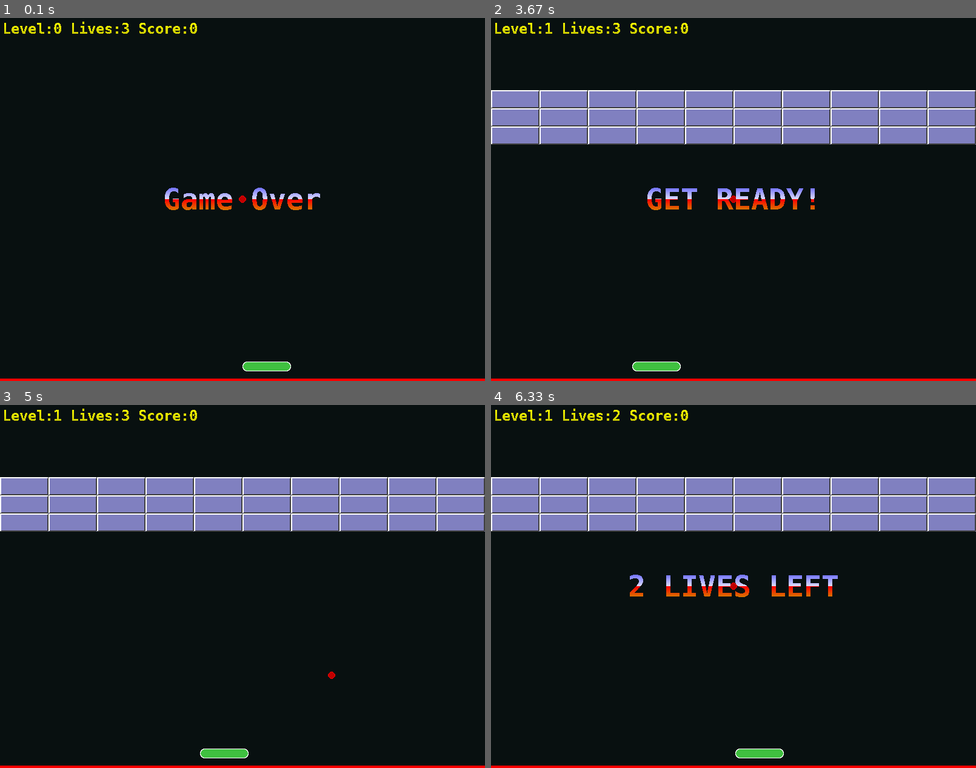
Above: before the commit, frames 1-4 (two rows, left to right).
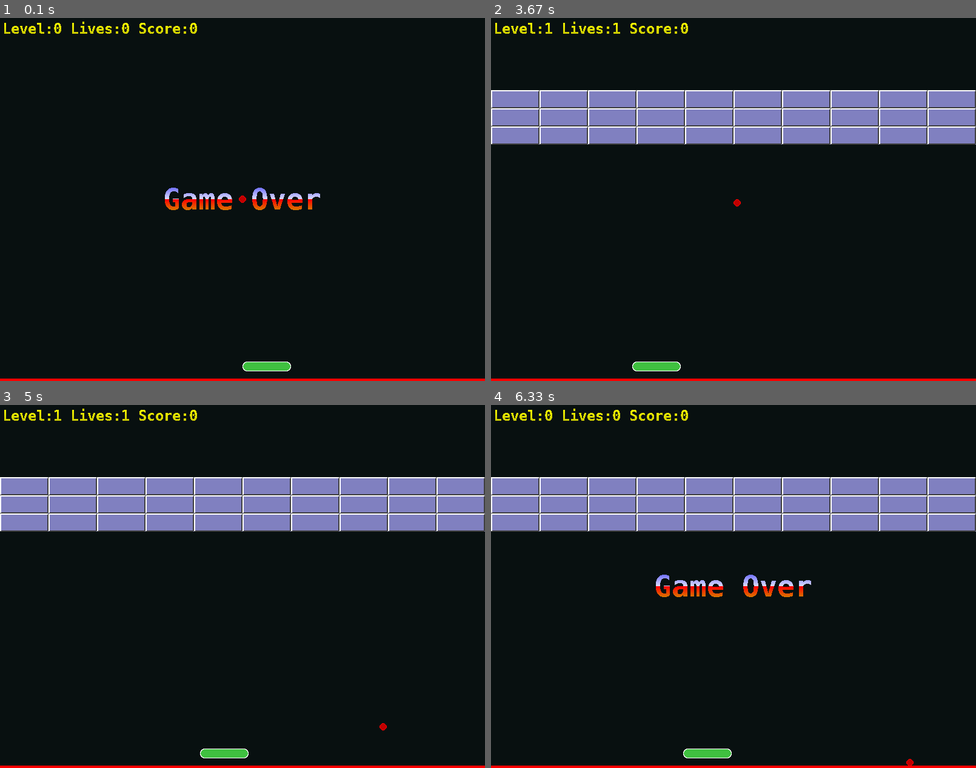
Above: after the commit, the same moments.

Repository: mpab-games/pygame
Game: pygame game, started from breakout/main.py
The game is run twice, just before and just after one commit, with the same random seed, the same clock (stepped at 60 frames per second) and the same inputs.
Inputs (mouse positions are in pixels of both pictures, inside the frame that each line leads up to):
- Up to frame 1 (0.1 s): no input
- Up to frame 2 (3.67 s): press the mouse at (655, 79) at 1.87 s; move the mouse to (743, 126) at 1.97 s; release the mouse at (830, 170) at 2.1 s; press the mouse at (655, 79) at 2.2 s; move the mouse to (782, 126) at 2.3 s; release the mouse at (908, 170) at 2.43 s; press the mouse at (655, 79) at 2.53 s; move the mouse to (621, 105) at 2.63 s; release the mouse at (592, 130) at 2.77 s; press the mouse at (655, 79) at 2.87 s; move the mouse to (626, 159) at 2.97 s; release the mouse at (597, 239) at 3.1 s; press the mouse at (655, 79) at 3.2 s; move the mouse to (641, 123) at 3.3 s; release the mouse at (626, 170) at 3.43 s; press the mouse at (655, 79) at 3.53 s; move the mouse to (655, 79) at 3.63 s
- Up to frame 3 (5 s): release the mouse at (164, 466) at 3.77 s; press the mouse at (164, 466) at 3.87 s; move the mouse to (218, 575) at 3.97 s; release the mouse at (271, 688) at 4.1 s; press the mouse at (164, 466) at 4.2 s; move the mouse to (145, 590) at 4.3 s; release the mouse at (130, 709) at 4.43 s; press the mouse at (164, 466) at 4.53 s; move the mouse to (160, 571) at 4.63 s; release the mouse at (155, 673) at 4.77 s; press the mouse at (164, 466) at 4.87 s; move the mouse to (223, 495) at 4.97 s
- Up to frame 4 (6.33 s): release the mouse at (777, 524) at 5.1 s; press the mouse at (655, 466) at 5.2 s; move the mouse to (709, 473) at 5.3 s; release the mouse at (757, 484) at 5.43 s

The runs differ from the first frame. In frame 1, less than 0.1% of the frame differs, in the area x 25-27%, y 1-5%; in frame 2, 0.9%; in frame 3, less than 0.1%; in frame 4, 1.7%, in the area x 11-88%, y 1-100%.

Commit message:
improved state handling using a per-state context object

Diff:
--- a/breakout/main.py
+++ b/breakout/main.py
@@ -8,8 +8,7 @@
 
 
 class GameState(Enum):
-    ATTRACT1 = auto()
-    ATTRACT2 = auto()
+    ATTRACT = auto()
     SHOW_HIGH_SCORES = auto()
     RUNNING = auto()
     LIFE_LOST = auto()
@@ -18,6 +17,26 @@
     GAME_OVER = auto()
     GAME_OVER_HIGH_SCORE = auto()
     ENTER_HIGH_SCORE = auto()
+
+
+class GameStateContext():
+    def __init__(self, ticks_resolution: int = 500):
+        self.ticks_ms = pygame.time.get_ticks()
+        self.ticks_resolution = ticks_resolution
+        self.ticks = 0
+        self.ticks_counter_ms = 0
+        self.ticks_counter = 0
+        self.custom_data: any = None
+
+    def tick(self) -> bool:
+        ticks_now = pygame.time.get_ticks()
+        if ticks_now - self.ticks >= self.ticks_resolution:
+            self.ticks = ticks_now
+            self.ticks_counter_ms += self.ticks_resolution
+            self.ticks_counter += 1
+
+    def reset_ticks(self):
+        self.ticks_counter = self.ticks_counter_ms = 0
 
 
 @dataclass
@@ -59,7 +78,6 @@
 class GameContext:
     """game context."""
     screen_rect: pygame.Rect
-    game_state: GameState
     level: int
     screen: pygame.Surface
     bat_sprite: ImageSprite
@@ -76,12 +94,12 @@
     score: int
     lives: int
     sounds: SoundsContext
-    ticks: int
     high_scores: list
-    state_context: any
-
-
-def make_context(state: GameState):
+    game_state: GameState
+    game_state_context: GameStateContext
+
+
+def make_context():
     screen_rect = pygame.Rect(0, 0, SCREEN_WIDTH, SCREEN_HEIGHT)
     screen = game_init(screen_rect)
     sounds = sounds_init()
@@ -109,7 +127,6 @@
 
     context = GameContext(
         screen_rect,
-        state,
         0,
         screen,
         bat_sprite,
@@ -123,11 +140,11 @@
         font_small,
         font_medium,
         font_large,
-        0, 3,  # score, lives
+        0, 0,  # score, lives
         sounds,
-        pygame.time.get_ticks(),  # ticks
         high_scores,
-        None)  # state context
+        None,  # game state
+        None)  # game state context
 
     reset_ball(context)
 
@@ -195,7 +212,7 @@
 
 
 def new_game(ctx: GameContext):
-    ctx.lives = 3
+    ctx.lives = 1
     ctx.level = 1
     ctx.score = 0
     reset_ball(ctx)
@@ -227,7 +244,7 @@
     render_screen(ctx)
     blit_centred_banner_text(ctx.screen, "GET READY!", ctx.font_large)
 
-    if (pygame.time.get_ticks() - ctx.ticks > 2000):
+    if (ctx.game_state_context.ticks_counter_ms >= 2000):
         set_game_state(ctx, GameState.RUNNING)
 
 
@@ -239,7 +256,7 @@
         ctx.lives) if ctx.lives != 1 else "%s LIFE LEFT" % (ctx.lives)
     blit_centred_banner_text(ctx.screen, text, ctx.font_large)
 
-    if (pygame.time.get_ticks() - ctx.ticks > 2000):
+    if (ctx.game_state_context.ticks_counter_ms >= 2000):
         ctx.sounds.get_ready.play()
         set_game_state(ctx, GameState.GET_READY)
 
@@ -323,10 +340,8 @@
     render_screen(ctx)
 
     # ball speed gets faster over time
-    last_ticks = ctx.ticks
-    now_ticks = pygame.time.get_ticks()
-    if (now_ticks - last_ticks > 20000):  # check every 20 seconds
-        ctx.ticks = now_ticks
+    if (ctx.game_state_context.ticks_counter_ms >= 20000):
+        ctx.game_state_context.reset_ticks()
         ball_speed = ctx.ball_sprite.velocity + 1
         if (ball_speed <= 20):  # maximum speed clamp
             ctx.ball_sprite.velocity = ball_speed
@@ -346,10 +361,10 @@
 def set_game_state(ctx: GameContext, game_state: GameState):
     ctx.ticks = pygame.time.get_ticks()
     ctx.game_state = game_state
-    ctx.state_context = None
-
-
-def run_attract1(ctx: GameContext):
+    ctx.game_state_context = GameStateContext()
+
+
+def run_attract(ctx: GameContext):
     for event in pygame.event.get():
         if event.type == pygame.MOUSEBUTTONUP:
             ctx.sounds.get_ready.play()
@@ -359,26 +374,16 @@
 
     ctx.playfield.update()
     render_screen(ctx)
-    blit_centred_banner_text(ctx.screen, "Press Mouse Button", ctx.font_large)
-
-    if (pygame.time.get_ticks() - ctx.ticks > 2000):
-        set_game_state(ctx, GameState.ATTRACT2)
-
-
-def run_attract2(ctx: GameContext):
-    for event in pygame.event.get():
-        if event.type == pygame.MOUSEBUTTONUP:
-            ctx.sounds.get_ready.play()
-            set_game_state(ctx, GameState.GET_READY)  # TODO add state NEW_GAME
-            new_game(ctx)
-            return
-
-    ctx.playfield.update()
-    render_screen(ctx)
-    blit_centred_banner_text(ctx.screen, "To Start", ctx.font_large)
-
-    if (pygame.time.get_ticks() - ctx.ticks > 2000):
+
+    text = ''
+    if (0 <= ctx.game_state_context.ticks_counter_ms <= 2000):
+        text = 'Press Mouse Button'
+    elif (2000 <= ctx.game_state_context.ticks_counter_ms <= 4000):
+        text = 'To Start'
+    else:
         set_game_state(ctx, GameState.SHOW_HIGH_SCORES)
+
+    blit_centred_banner_text(ctx.screen, text, ctx.font_large)
 
 
 def run_show_high_scores(ctx: GameContext):
@@ -395,8 +400,8 @@
     ctx.overlay.draw(ctx.screen)
     ctx.overlay.update()
 
-    if (pygame.time.get_ticks() - ctx.ticks > 10000):
-        set_game_state(ctx, GameState.ATTRACT1)
+    if (ctx.game_state_context.ticks_counter_ms >= 10000):
+        set_game_state(ctx, GameState.ATTRACT)
 
 
 def run_gameover(ctx: GameContext):
@@ -405,8 +410,8 @@
     render_screen(ctx)
     blit_centred_banner_text(ctx.screen, "Game Over", ctx.font_large)
 
-    if (pygame.time.get_ticks() - ctx.ticks > 2000):
-        set_game_state(ctx, GameState.ATTRACT1)
+    if (ctx.game_state_context.ticks_counter_ms >= 2000):
+        set_game_state(ctx, GameState.ATTRACT)
 
 
 def run_gameover_high_score(ctx: GameContext):
@@ -415,7 +420,7 @@
     render_screen(ctx)
     blit_centred_banner_text(ctx.screen, "Game Over", ctx.font_large)
 
-    if (pygame.time.get_ticks() - ctx.ticks > 2000):
+    if (ctx.game_state_context.ticks_counter_ms >= 2000):
         set_game_state(ctx, GameState.ENTER_HIGH_SCORE)
 
 
@@ -426,7 +431,7 @@
     ctx.underlay.update()
     blit_centred_banner_text(ctx.screen, "LEVEL COMPLETE", ctx.font_large)
 
-    if (pygame.time.get_ticks() - ctx.ticks > 2000):
+    if (ctx.game_state_context.ticks_counter_ms >= 2000):
         ctx.level = ctx.level + 1
         reset_ball(ctx)
         add_bricks(ctx.bricks)
@@ -437,26 +442,10 @@
 
 def run_enter_high_score(ctx: GameContext):
 
-    class StateContext():
-        def __init__(self, score_name='', ticks_expiry=500):
-            self.score_name = score_name
-            self.ticks = pygame.time.get_ticks()
-            self.ticks_expiry = ticks_expiry
-            self.ticks_toggle = True
-
-        def tick(self) -> bool:
-            ticks_now = pygame.time.get_ticks()
-            if ticks_now - self.ticks >= self.ticks_expiry:
-                self.ticks = ticks_now
-                self.ticks_toggle = not self.ticks_toggle
-                return True
-            return False
-
-    if ctx.state_context is None:
-        ctx.state_context = StateContext()
-
-    state_context: StateContext = ctx.state_context
-    state_context.tick()
+    if ctx.game_state_context.custom_data is None:
+        ctx.game_state_context.custom_data = ''
+
+    score_name: str = ctx.game_state_context.custom_data
 
     char = ''
 
@@ -465,28 +454,27 @@
             if event.key == pygame.K_ESCAPE or event.key == pygame.K_RETURN:
                 # TODO add state NEW_GAME
                 set_game_state(ctx, GameState.SHOW_HIGH_SCORES)
-                ctx.high_scores = make_high_scores(ctx, state_context.score_name, ctx.score)
+                ctx.high_scores = make_high_scores(
+                    ctx, score_name, ctx.score)
                 ctx.overlay = pygame.sprite.RenderPlain()
                 add_high_score_sprites(
                     ctx.overlay, ctx.font_medium, ctx.high_scores)
                 return
 
             char = pygame.key.name(event.key)
-
-            if char == 'backspace' and len(state_context.score_name):
-                state_context.score_name = state_context.score_name[:-1]
+            if char == 'backspace' and len(score_name):
+                score_name = score_name[:-1]
                 ctx.sounds.key_press.play()
-
-            if len(char) == 1 and len(state_context.score_name) < 3:
-                state_context.score_name = state_context.score_name + char
+            elif len(char) == 1 and len(score_name) < 3:
+                score_name = score_name + char.upper()
                 ctx.sounds.key_press.play()
 
     ctx.screen.fill(SCREEN_FILL_COLOR)
     banner_text_surface = blit_centred_banner_text(
         ctx.screen, "New High Score!", ctx.font_large)
 
-    cursor = '_' if state_context.ticks_toggle else ' '
-    display_name = state_context.score_name + cursor
+    cursor = '_' if ctx.game_state_context.ticks_counter & 1 else ' '
+    display_name = score_name + cursor
 
     surface = dual_vertical_text_gradient_surface(
         display_name, ctx.font_medium, ORANGE_TO_GOLD_GRADIENT, GOLD_TO_ORANGE_GRADIENT)
@@ -495,17 +483,18 @@
                                                  surface.get_rect().height)//2
     ctx.screen.blit(surface, (x, y))
 
+    ctx.game_state_context.custom_data = score_name
+
 
 def run_game_state(ctx: GameContext):
     if pygame.event.peek(eventtype=pygame.QUIT):
         return False
 
+    ctx.game_state_context.tick()
+
     match (ctx.game_state):
-        case GameState.ATTRACT1:
-            run_attract1(ctx)
-
-        case GameState.ATTRACT2:
-            run_attract2(ctx)
+        case GameState.ATTRACT:
+            run_attract(ctx)
 
         case GameState.SHOW_HIGH_SCORES:
             run_show_high_scores(ctx)
@@ -535,10 +524,11 @@
 
 
 def main():
-    ctx = make_context(GameState.GAME_OVER)
+    ctx = make_context()
     reset_ball(ctx)
     add_high_score_sprites(ctx.overlay, ctx.font_medium, ctx.high_scores)
 
+    set_game_state(ctx, GameState.GAME_OVER)
     while (run_game_state(ctx)):
         pygame.display.flip()
         ctx.clock.tick(60)
Not shown, changed: breakout/TODO.md
